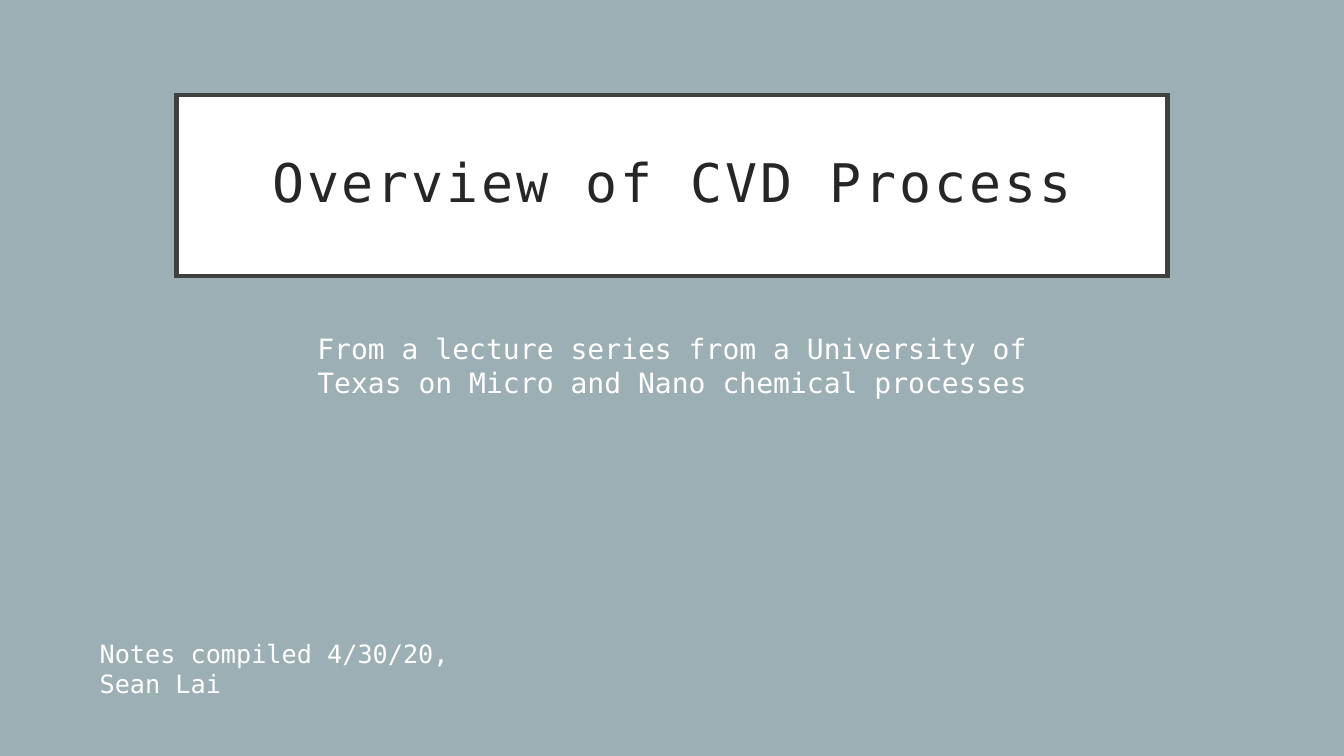
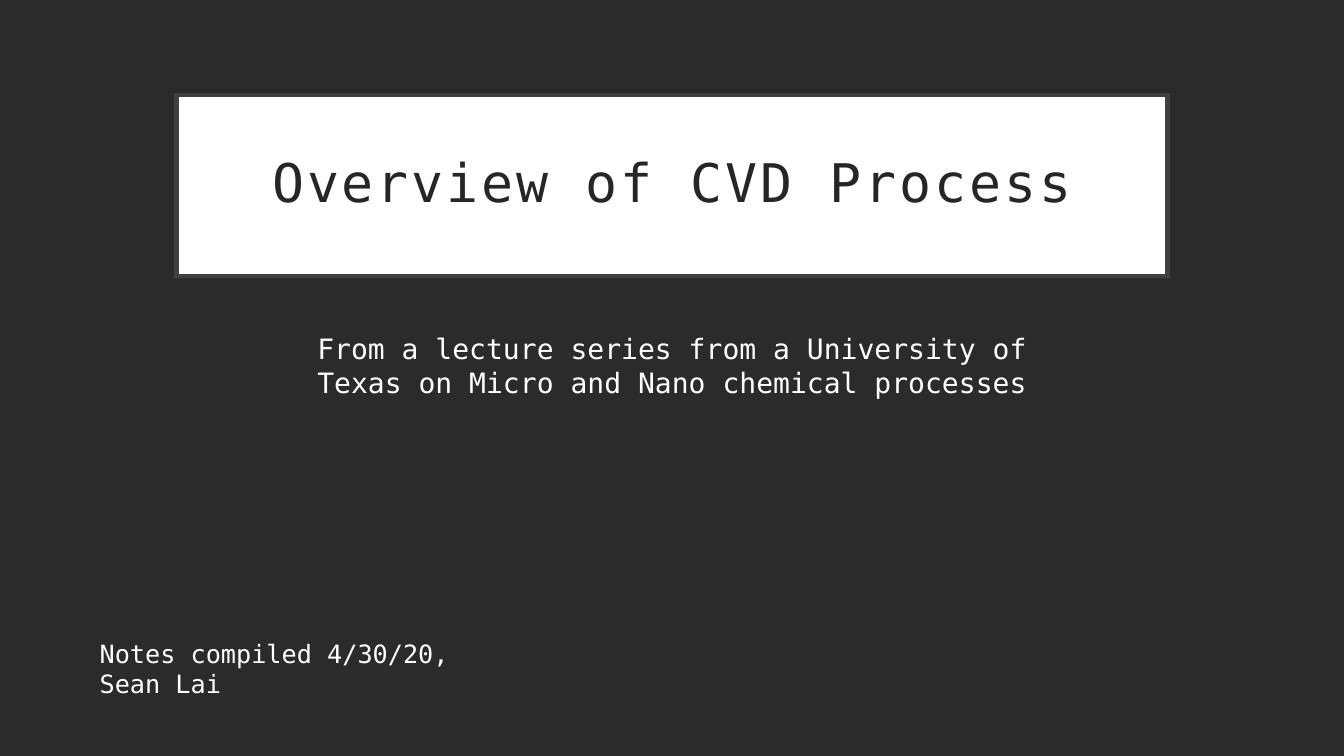
Before and after one commit to deanlai/School, a slide deck: slide 1 of jiao-research/notes/4-30-20-Overview-of-CVD-processes.pptx. Drawn at 1344x756 pixels with LibreOffice and Linux fonts; fonts in the diff are those of the drawing; background and template pictures are left out; a plain dark background stands for a picture behind light text. Boxes give left, top, right and bottom in pixels: in the first picture for what was removed or moved away, otherwise in the second. Text is boxed around its words. In the diff, an @@ line names an element or a change of style, - is before the commit and + after.

```diff
--- a/jiao-research/notes/4-30-20-Overview-of-CVD-processes.pptx
+++ b/jiao-research/notes/4-30-20-Overview-of-CVD-processes.pptx
@@ background #9BAFB5 to picture (left out) @@
```
Also in this commit, not shown: 2 other slides changed, 29 other files.
